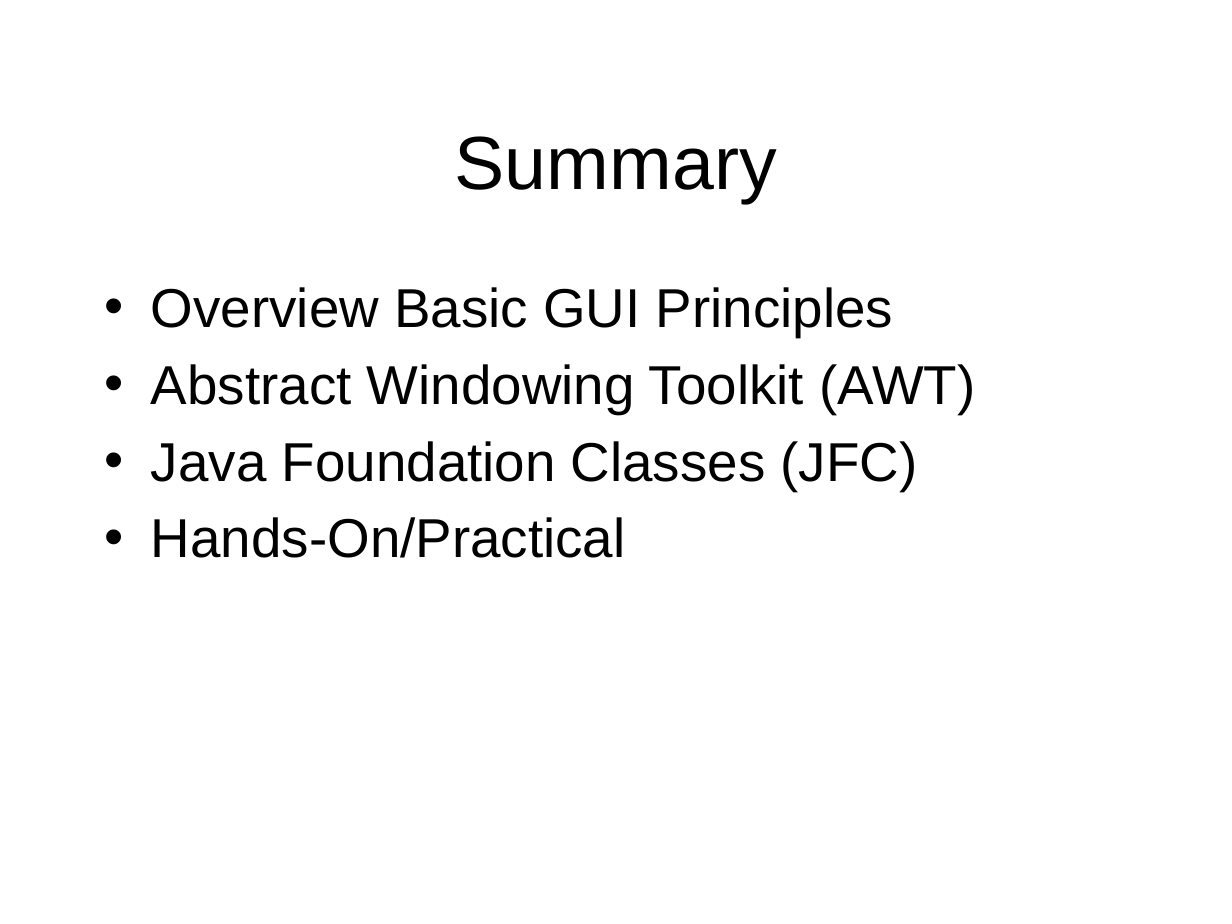
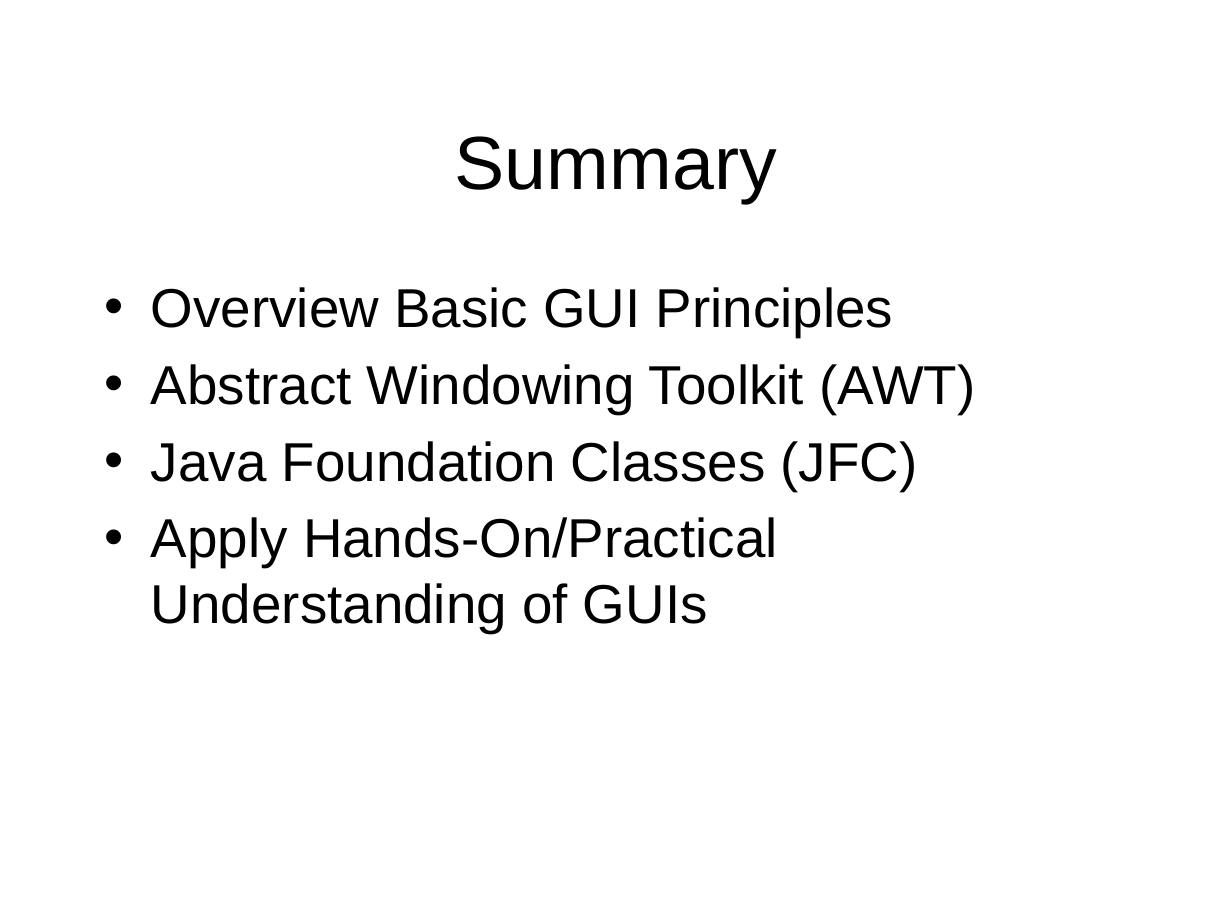
Before and after one commit to octaviordz/zjnu2017.github.io, a slide deck: slide 30 of OOP/lectures/070--GUI.Basics.pptx (slide 29 before the commit). Drawn at 1232x924 pixels with LibreOffice and Linux fonts; fonts in the diff are those of the drawing. Boxes give left, top, right and bottom in pixels: in the first picture for what was removed or moved away, otherwise in the second. Text is boxed around its words. In the diff, an @@ line names an element or a change of style, - is before the commit and + after.

```diff
--- a/OOP/lectures/070--GUI.Basics.pptx
+++ b/OOP/lectures/070--GUI.Basics.pptx
@@ text at (151,517,778,633): text changed @@
-• Hands-On/Practical
+• Apply Hands-On/Practical Understanding of GUIs
```
Also in this commit, not shown: 14 other slides changed, 3 slides added, 44 other files.
